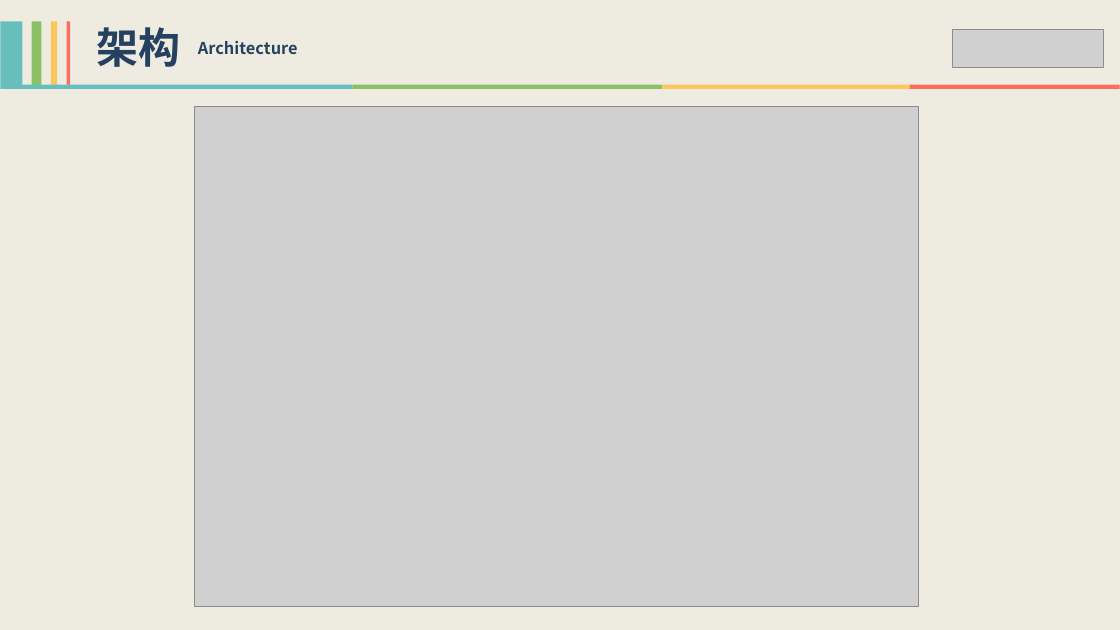
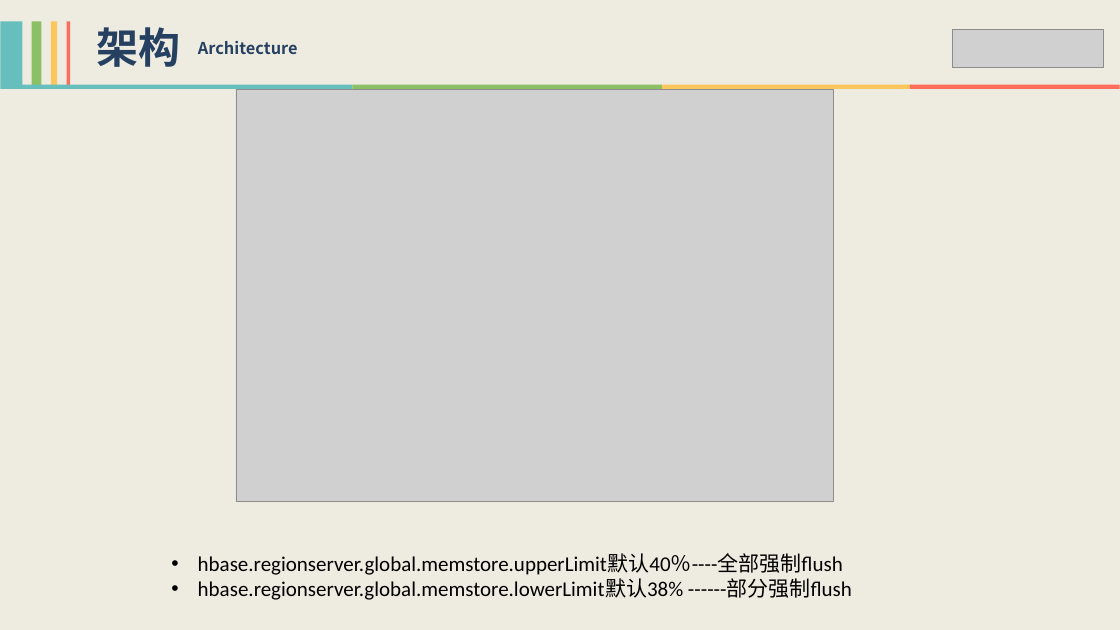
Before and after one commit to xiaoguoqiang/data, a slide deck: slide 18 of HBase技术分享-李强.pptx. Drawn at 1120x630 pixels with LibreOffice and Linux fonts; fonts in the diff are those of the drawing; grey boxes stand for pictures. Boxes give left, top, right and bottom in pixels: in the first picture for what was removed or moved away, otherwise in the second. Text is boxed around its words. In the diff, an @@ line names an element or a change of style, - is before the commit and + after.

```diff
--- a/HBase技术分享-李强.pptx
+++ b/HBase技术分享-李强.pptx
@@ picture: place and size @@
-picture at (194, 106, 919, 606)
+picture at (236, 89, 833, 501)
@@ text added at (198, 554, 852, 600), 18 pt, text #000000 @@
+• hbase.regionserver.global.memstore.upperLimit默认40％----全部强制flush
+• hbase.regionserver.global.memstore.lowerLimit默认38% ------部分强制flush
```
Also in this commit, not shown: 6 other slides changed, 1 slide removed.
